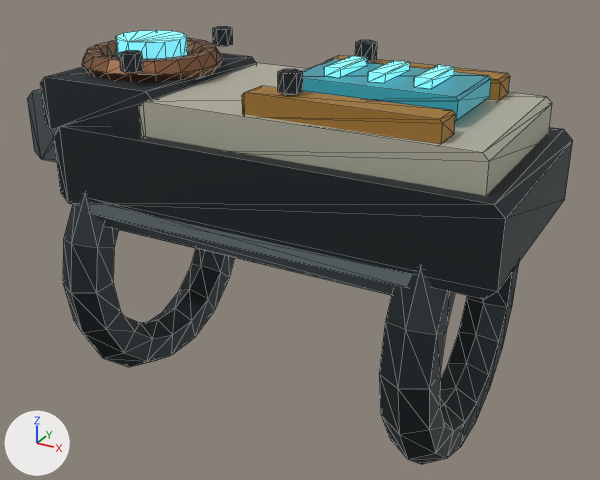
The glTF model client/art-assets/glyph_gauntlet_right.glb, before and after one commit.
Rendered twice from a 50 mm camera at (0.171, -0.321, 0.179) aimed at (-0.008, 0.005, 0.016). The lights are fixed; the arrows at lower left show +X, +Y and +Z. The older version comes first. Mesh edges are drawn as thin lines. Vertices at exactly the same position are counted once.

In view in the first picture: 'glyph_gauntlet_right'.
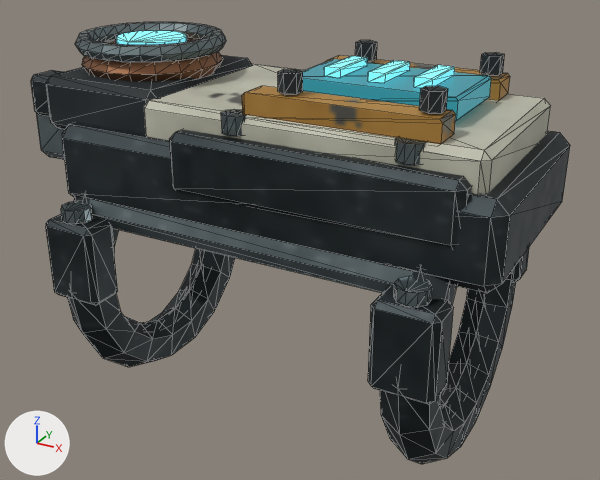
Pixel boxes (x1, y1, x2, y2) of what changed, in the pictures (600 x 480 px; the box of a moved part takes in the faces that stretch with it):
'glyph_gauntlet_right', reshaped: before (27, 27, 573, 464); after (31, 22, 570, 464)
part 1 of me_glyph_gauntlet_right, added: after (61, 201, 92, 224)
part 2 of me_glyph_gauntlet_right, added: after (394, 276, 432, 308)
part 3 of me_glyph_gauntlet_right, added: after (395, 138, 426, 166)
part 4 of me_glyph_gauntlet_right, added: after (221, 110, 247, 136)
part 5 of me_glyph_gauntlet_right, moved or reshaped (not visible afterwards): before (27, 89, 57, 162)
part 6 of me_glyph_gauntlet_right, moved or reshaped (not visible afterwards): before (139, 63, 552, 196)
part 7 of me_glyph_gauntlet_right, moved or reshaped (not visible afterwards): before (54, 122, 573, 299)
part 8 of me_glyph_gauntlet_right, moved or reshaped (not visible afterwards): before (41, 53, 257, 133)
part 9 of me_glyph_gauntlet_right, moved or reshaped: before (213, 27, 233, 46); after (480, 53, 505, 75)
part 10 of me_glyph_gauntlet_right, moved or reshaped: before (119, 51, 144, 73); after (419, 86, 448, 114)
part 11 of me_glyph_gauntlet_right, added: after (31, 22, 570, 405)
part 12 of me_glyph_gauntlet_right, surface changed: (67, 38, 516, 406) in both

Edits to the bpy script that builds the scene:
```text
Change me_glyph_gauntlet_right:
    used by ob_glyph_gauntlet_right; location = (0.0, 0.0, 0.0)
    remove me_glyph_gauntlet_right.from_pydata(...)  # 624 vertices, 1152 faces; spans x -0.149..0.105, y -0.069..0.069, z -0.068..0.108
    add me_glyph_gauntlet_right.from_pydata(...)  # 1532 vertices, 2848 faces; spans x -0.149..0.105, y -0.069..0.069, z -0.068..0.109
    me_glyph_gauntlet_right part 1: a new loose piece, a 10-sided cylinder along z spanning x -0.0967..-0.0833, y -0.066..-0.052, z 0.034..0.04, in mat_steel
    me_glyph_gauntlet_right part 2: a new loose piece, a 10-sided cylinder along z spanning x 0.0683..0.0817, y -0.066..-0.052, z 0.034..0.04, in mat_steel
    me_glyph_gauntlet_right part 3: a new loose piece, a 10-sided cylinder along z spanning x 0.0593..0.0707, y -0.049..-0.037, z 0.082..0.09, in mat_steel
    me_glyph_gauntlet_right part 4: a new loose piece, a 10-sided cylinder along z spanning x -0.0177..-0.0063, y -0.049..-0.037, z 0.082..0.09, in mat_steel
    me_glyph_gauntlet_right part 5: the loose piece of 16 vertices spanning x -0.144..-0.106, y -0.03..0.03, z 0.047..0.082 is scaled about its middle by (0.398, 0.133, 0.2), then moved by (0.209, 0.025, 0.013)
    me_glyph_gauntlet_right part 6: the loose piece of 16 vertices spanning x -0.06..0.095, y -0.046..0.046, z 0.068..0.09 is scaled about its middle by (0.0864, 0.087, 0.318), then moved by (0.066, 0.009, -0.002), in mat_steel
    me_glyph_gauntlet_right part 7: the loose piece of 16 vertices spanning x -0.105..0.105, y -0.053..0.053, z 0.038..0.075 is scaled about its middle by (0.0641, 0.0755, 0.189), then moved by (0.084, -0.007, 0.021), in mat_steel
    me_glyph_gauntlet_right part 8: the loose piece of 16 vertices spanning x -0.119..-0.054, y -0.043..0.043, z 0.068..0.094 is scaled about its middle by (0.212, 0.093, 0.28), then moved by (0.171, -0.023, -0.004), in mat_steel
    me_glyph_gauntlet_right part 9: the loose piece of 12 vertices spanning x -0.074..-0.066, y 0.031..0.041, z 0.1..0.108 is moved by (0.14, 0.0, 0.0)
    me_glyph_gauntlet_right part 10: the loose piece of 12 vertices spanning x -0.074..-0.066, y -0.041..-0.031, z 0.1..0.108 is moved by (0.14, 0.0, 0.0)
    me_glyph_gauntlet_right part 11: 748 vertices added at x -0.144..0.105, y -0.068..0.068, z -0.058..0.109
    me_glyph_gauntlet_right part 12: 800 kept faces spanning x -0.12..0.085, y -0.069..0.069, z -0.068..0.108 get new texture (UV) coordinates
    other edits to the shape of me_glyph_gauntlet_right do not show in these pictures
```
